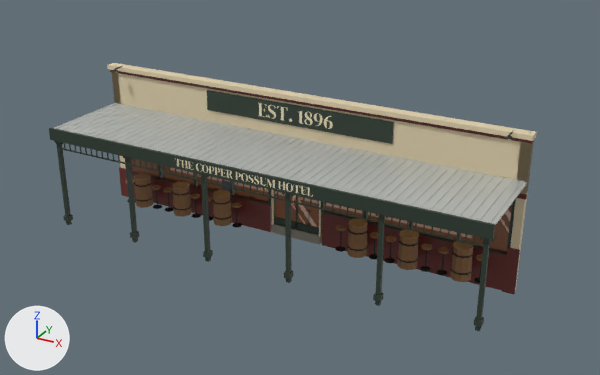
The glTF model art/models/props/venues/copper_possum.glb: old version first, new version second.
Rendered twice from a 50 mm camera at (11.49, -20.82, 11.8) aimed at (0.82, -1.42, 2.1). The axes (+X, +Y, +Z) are drawn at lower left. The lights are the same throughout. The picture after the commit comes second. Objects named as collision shapes, trigger or cutter boxes, shadow casters or lower levels of detail are left out. Vertices at exactly the same position are counted once.

Names of what the first picture shows: 'CopperPossum'.
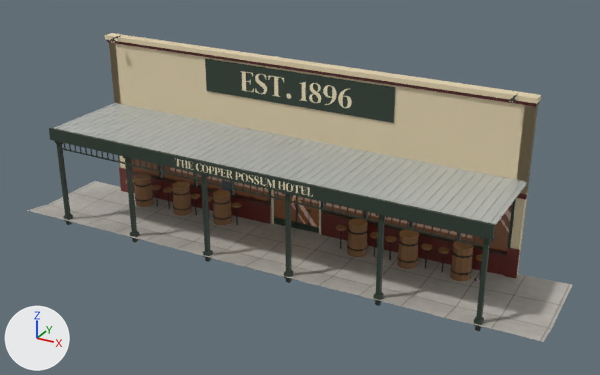
Boxes (x1, y1, x2, y2) around the edits, measured in the pictures (600 x 375 px; the box of a moved part takes in the faces that stretch with it):
'CopperPossum', reshaped (12% wider, 15% taller)
    before: (49, 63, 537, 331)
    after: (27, 33, 572, 342)
part 1 of me_copperpossum, moved or reshaped
    before: (107, 63, 537, 141)
    after: (104, 33, 541, 104)
part 2 of me_copperpossum, moved or reshaped
    before: (110, 70, 535, 144)
    after: (107, 40, 539, 107)
part 3 of me_copperpossum, added
    after: (205, 59, 395, 123)
part 4 of me_copperpossum, moved or reshaped
    before: (258, 103, 267, 117)
    after: (241, 71, 254, 92)
part 5 of me_copperpossum, moved or reshaped
    before: (268, 105, 276, 119)
    after: (255, 74, 267, 94)
part 6 of me_copperpossum, moved or reshaped
    before: (277, 106, 288, 121)
    after: (268, 76, 284, 97)
part 7 of me_copperpossum, moved or reshaped
    before: (299, 111, 303, 124)
    after: (299, 82, 307, 101)
part 8 of me_copperpossum, moved or reshaped
    before: (304, 112, 313, 125)
    after: (309, 83, 321, 103)
part 9 of me_copperpossum, moved or reshaped
    before: (314, 113, 323, 126)
    after: (323, 85, 337, 105)
part 10 of me_copperpossum, moved or reshaped
    before: (324, 116, 333, 129)
    after: (338, 89, 352, 108)
part 11 of me_copperpossum, moved or reshaped
    before: (505, 135, 513, 139)
    after: (509, 98, 517, 102)
part 12 of me_copperpossum, added
    after: (27, 181, 572, 342)
part 13 of me_copperpossum, deleted
    before: (207, 90, 394, 144)
part 14 of me_copperpossum, moved or reshaped
    before: (111, 63, 534, 291)
    after: (109, 34, 538, 274)

What changed in the scene script:
```text
Add img_sidewalk:
    img_sidewalk = load_image('sidewalk', '_unpacked/sidewalk', 64, 64, 'sRGB')
Add mat_vn_pave:
    mat_vn_pave = principled_material('VN_Pave')
    mat_vn_pave.texture = img_sidewalk
    mat_vn_pave.roughness = 0.95
Change me_copperpossum:
    used by ob_copperpossum; location = (0.0, 0.0, 0.0)
    verts and faces of me_copperpossum; kept vertices keep their numbers, new ones are numbered from 4502
    before: 4 (-7.0, -0.22, 4.45) at pixel (110, 64), 5 (-6.72, -0.22, 4.45) at pixel (117, 65), 6 (-6.72, 0.0, 4.45) at pixel (121, 63), 7 (-7.0, 0.0, 4.45) at pixel (115, 62), 12 (6.72, -0.22, 4.45) at pixel (521, 132)
    before: 13 (7.0, -0.22, 4.45) at pixel (532, 134), 14 (7.0, 0.0, 4.45) at pixel (534, 131), 15 (6.72, 0.0, 4.45) at pixel (524, 129)
    remove me_copperpossum.from_pydata(...)  # 4502 vertices, 6164 faces; spans x -7.09..7.09, y -3.27..0.0, z -0.3..4.47
    add me_copperpossum.from_pydata(...)  # 4782 vertices, 6640 faces; spans x -8.5..8.5, y -3.27..0.0, z -0.3..5.47
    me_copperpossum part 1: the loose piece of 8 vertices spanning x -7.05..7.05, y -0.34..0.0, z 4.31..4.45 is moved by (0.0, 0.0, 1.0)
    me_copperpossum part 2: the loose piece of 8 vertices spanning x -7.02..7.02, y -0.28..0.0, z 4.21..4.31 is moved by (0.0, 0.0, 1.0)
    me_copperpossum part 3: a new loose piece, a box spanning x -3.15..3.15, y -0.262..-0.22, z 4.12..5.14, in mat_vn_board_copper_possum (greyish green #2c3b30)
    me_copperpossum part 4: the loose piece of 72 vertices spanning x -1.27..-0.96, y -0.27, z 3.61..4.02 is scaled about its middle by (1.47, 1, 1.47), then moved by (-0.52, 0.0, 0.82)
    me_copperpossum part 5: the loose piece of 74 vertices spanning x -0.92..-0.63, y -0.27, z 3.6..4.03 is scaled about its middle by (1.47, 1, 1.47), then moved by (-0.36, 0.0, 0.82)
    me_copperpossum part 6: the loose piece of 44 vertices spanning x -0.6..-0.24, y -0.27, z 3.61..4.02 is scaled about its middle by (1.47, 1, 1.47), then moved by (-0.2, 0.0, 0.82)
    me_copperpossum part 7: the loose piece of 30 vertices spanning x 0.11..0.3, y -0.27, z 3.61..4.01 is scaled about its middle by (1.47, 1, 1.47), then moved by (0.1, 0.0, 0.81)
    me_copperpossum part 8: the loose piece of 76 vertices spanning x 0.33..0.61, y -0.27, z 3.6..4.01 is scaled about its middle by (1.47, 1, 1.47), then moved by (0.22, 0.0, 0.81)
    me_copperpossum part 9: the loose piece of 54 vertices spanning x 0.65..0.94, y -0.27, z 3.6..4.01 is scaled about its middle by (1.47, 1, 1.47), then moved by (0.37, 0.0, 0.81)
    me_copperpossum part 10: the loose piece of 48 vertices spanning x 0.98..1.27, y -0.27, z 3.6..4.01 is scaled about its middle by (1.47, 1, 1.47), then moved by (0.53, 0.0, 0.81)
    me_copperpossum part 11: the loose piece of 16 vertices spanning x 6.39..6.61, y -0.71..-0.49, z 4.38..4.44 is moved by (0.0, 0.0, 1.0)
    me_copperpossum part 12: a new loose piece of 280 vertices spanning x -8.5..8.5, y -3.25..0.0, z -0.14..0.37, in mat_vn_pave (picture img_sidewalk)
    me_copperpossum part 13: the loose piece of 8 vertices spanning x -3.15..3.15, y -0.26..-0.22, z 3.49..4.14 is deleted
    me_copperpossum part 14
    add for i in [*range(4, 8), *range(12, 16)]: verts[i] += (0.0, 0.0, 1.0)
    other edits to the shape of me_copperpossum do not show in these pictures
    add me_copperpossum.materials.append(mat_vn_pave)  # picture img_sidewalk
```
